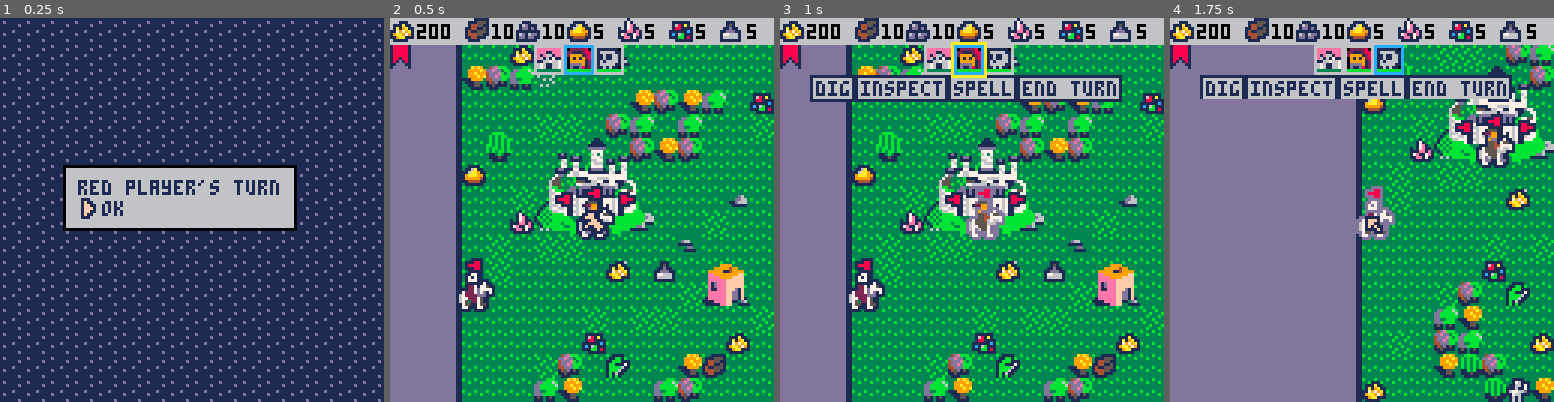
Above: before the commit, frames 1-4 (left to right).
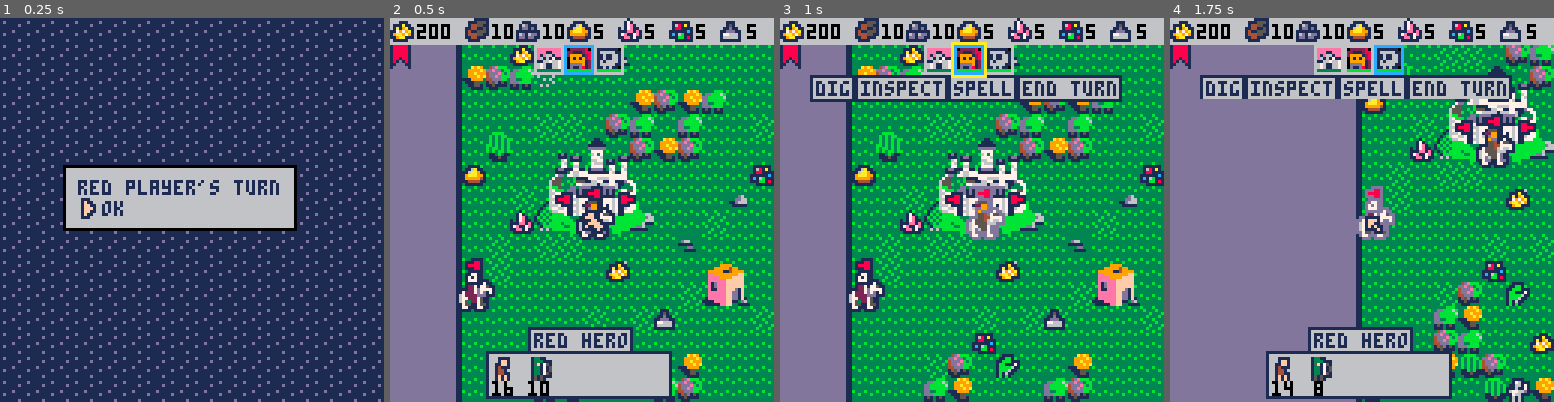
Above: after the commit, the same moments.

Repository: pvan/pico8
Game: PICO-8 cartridge heroes.p8
The game is run twice, just before and just after one commit, with the same random seed, the same clock (stepped at 60 frames per second) and the same inputs.
Inputs:
- Up to frame 1 (0.25 s): no input
- Up to frame 2 (0.5 s): tap X (X key) at 0.33 s
- Up to frame 3 (1 s): tap O (Z key) at 0.7 s
- Up to frame 4 (1.75 s): tap X (X key) at 1.07 s; hold Right from 1.6 s (still down); tap O (Z key) at 1.7 s

Frame 1 is identical in both runs. In frame 2, 9.2% of the frame differs, in the area x 25-100%, y 19-100%; in frame 3, 1.7%; in frame 4, 7.7%.

Commit message:
heroes: fix some misc bugs
fix walking through danger zone of mobs in open field
(walking next to mob and walking to mob are treated differently)

fix resources spawning on hot spots
(even though the random spawning is probably temporary?)

fix cursor popup text not being drawn

enable debug functions again now that we have the tokens for them

Diff:
--- a/heroes.p8
+++ b/heroes.p8
@@ -3,9 +3,7 @@
 __lua__
 
 --todo:
---walking thru open mob
 --sorting castles/etc (move pos to lowest point, eg -x,-y col)
---dont spawn items on mobs?
 --when selecting castle, popup text is for last cur pos
 --add is_plr_ai list or something?
 --make battle skip turn menu option
@@ -148,6 +146,7 @@
 
 	--block grove
 	spawn("ore",22,20)
+--	spawn("mob2",22,20)
 
 	--block hero in castle test
 --	spawn("ore",5,9)
@@ -161,7 +160,10 @@
 
 	for x=0,tilesw do
  	for y=0,tilesh do
- 	 if not tile_is_solid(pt(x,y)) then
+ 	 p=pt(x,y)
+ 	 if not tile_is_solid(p)
+ 	 and not g(i2hot,p)
+ 	 then
  	  if rnd_bw(1,100)<4 then
  	   r=rnd_bw(1,#resources)
  	   spawn(resources[r],x,y)
@@ -647,6 +649,10 @@
  	--so we animate closing
   draw_hud_menu()
 
+  if not hud_menu_open then
+   draw_cur_popup_info()
+  end
+
 
 	 if blackout then
 
@@ -983,8 +989,8 @@
 
     --set all as solid col
     --except hot spot and mobs
-    if not is_hotspot and
-       it.type!="mob"
+    if not is_hotspot
+    and it.type!="mob"
     then
      i2col[i]=true
     end
@@ -1267,62 +1273,78 @@
 
 -- some debug functions
 
---function drawdebug_zones()
--- for i,z in pairs(i2zone) do
---  p=i2pt(i)
---  local x,y=p.x,p.y
---  rectfill2(x*8+2,y*8+2,4,4,0)
---  rectfill2(x*8+3,y*8+3,2,2,z)
+function drawdebug_zones()
+ for i,z in pairs(i2zone) do
+  p=i2pt(i)
+  local x,y=p.x,p.y
+  rectfill2(x*8+2,y*8+2,4,4,0)
+  rectfill2(x*8+3,y*8+3,2,2,z)
+ end
+end
+--for i2xxx arrays
+function drawdebug_layer(lyr,c)
+ for k,v in pairs(lyr) do
+  p=i2pt(k)
+  local x,y=p.x,p.y
+  rect2({x*8+1,y*8+1,6,6},c)
+ end
+end
+function drawdebug_tilecol()
+ for x=0,tilesw-1 do
+  for y=0,tilesh-1 do
+   if tmap_solid(pt(x,y)) then
+    rect2({x*8+2,y*8+2,4,4},6)
+   end
+  end
+ end
+end
+
+function drawdebug_things()
+ for it in all(things) do
+
+  local r=itrect(it)
+  local bx,by=it.x*8,it.y*8
+
+  --not-walkable space
+  rect2(itrect(it),10)
+
+  --activation space
+  local x=bx+it.hot[1]*8
+  local y=by+it.hot[2]*8
+  rect2({x,y,8,8},8)
+
+  --tl (reminder all rel from this)
+  rect2({bx+2,by+2,4,4},2)
+
+ end
+end
+…(5 lines of a section not shown)…
+--a* pathfinding
+
+global_walkable={}
+global_goal=pt(-100,-100)
+function map_iswall(p)
+ if attacking_a_mob then
+  if has2(global_walkable,p) then
+   return false
+  end
+ else
+  if g(i2danger,p)
+  and ptequ(p,global_goal)
+  then
+   return false
+  end
+ end
+-- if has2(global_walkable,p)
+-- and (ptequ(p,global_goal)
+-- or ptequ(p,global_ignore_center))
+-- then
+--  return false
 -- end
---end
-----for i2xxx arrays
---function drawdebug_layer(lyr,c)
--- for k,v in pairs(lyr) do
---  p=i2pt(k)
---  local x,y=p.x,p.y
---  rect2({x*8+1,y*8+1,6,6},c)
--- end
---end
---function drawdebug_tilecol()
--- for x=0,tilesw-1 do
---  for y=0,tilesh-1 do
---   if tmap_solid(pt(x,y)) then
---    rect2({x*8+2,y*8+2,4,4},6)
---   end
---  end
--- end
---end
---
---function drawdebug_things()
--- for it in all(things) do
---
---  local r=itrect(it)
---  local bx,by=it.x*8,it.y*8
---
---  --not-walkable space
---  rect2(itrect(it),10)
---
---  --activation space
---  local x=bx+it.hot[1]*8
---  local y=by+it.hot[2]*8
---  rect2({x,y,8,8},8)
---
---  --tl (reminder all rel from this)
---  rect2({bx+2,by+2,4,4},2)
---
--- end
---end
-…(5 lines of a section not shown)…
---a* pathfinding
-
-function map_iswall(p)
- if has2(global_walkable,p) then
-  return false
- end
  if (tile_is_solid(p)) return true
  if (g(i2danger,p)) return true
 end
@@ -1392,32 +1414,71 @@
 --caller should check for failure
 --by checking if path=={}
 --also can pass in obj to ignore
-function pathfind(start,goal,obj,
+function pathfind(start,goal,
+ goal_mob,
  func_nei,
  func_dist)
 
  if (ptequ(start,goal)) return {}
 
- --make a kind of ok-list
- --from optional passed in obj
- --(so we can walk over our)
- --(goal collider if needed)
- global_walkable={}
-
- if obj!=nil then
+
+ --this special ignore case
+ --is all just for mobs
+ --theres two cases:
+ --walking to mob (attacking)
+ --or walking next to mob
+	if goal_mob!=nil then
+
+	 if ptequ(goal,goal_mob) then
+	  --in this case, ignore
+	  --all the danger squares,
+	  --just find path to center
+	  attacking_a_mob=true
+	 else
+	  attacking_a_mob=false
+	 end
+
+
+  --global_goal is only used
+  --if we are trying to walk
+  --specifically into danger
+  --but not attack directly
+
+	 --remember this so we
+	 --can allow walking into
+	 --danger zone of mobs
+	 --(but only if it's our goal)
+	 global_goal=goal
+
+
+  --global_walkable is
+  --only used if trying to
+  --walk to center of mob
+  --(attacking_a_mob)
+
+	 --basically an ok-list
+	 --(so we can walk over our)
+	 --(goal collider if needed)
+	 global_walkable={}
+
   --token: func that generates
   --list of points from rect
   --and and offset point?
-  c=obj.col
+  c=goal_mob.col
 	 for cx=0,c[3]-1 do
 	  for cy=0,c[4]-1 do
-	   x=obj.x+c[1]+cx
-	   y=obj.y+c[2]+cy
+	   x=goal_mob.x+c[1]+cx
+	   y=goal_mob.y+c[2]+cy
 	   p=pt(x,y)
     add(global_walkable,p)
    end
   end
- end
+
+
+ end
+
+
+
 
 
  --list of tuples of
